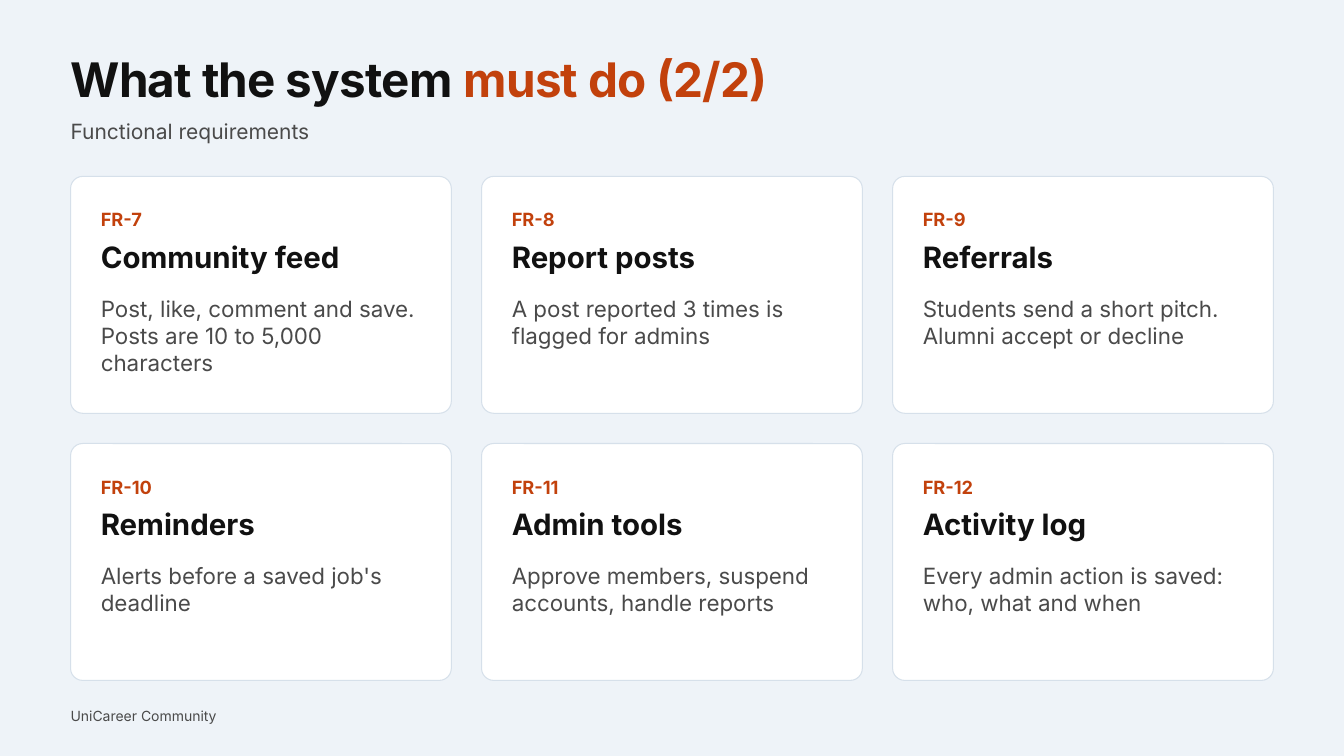
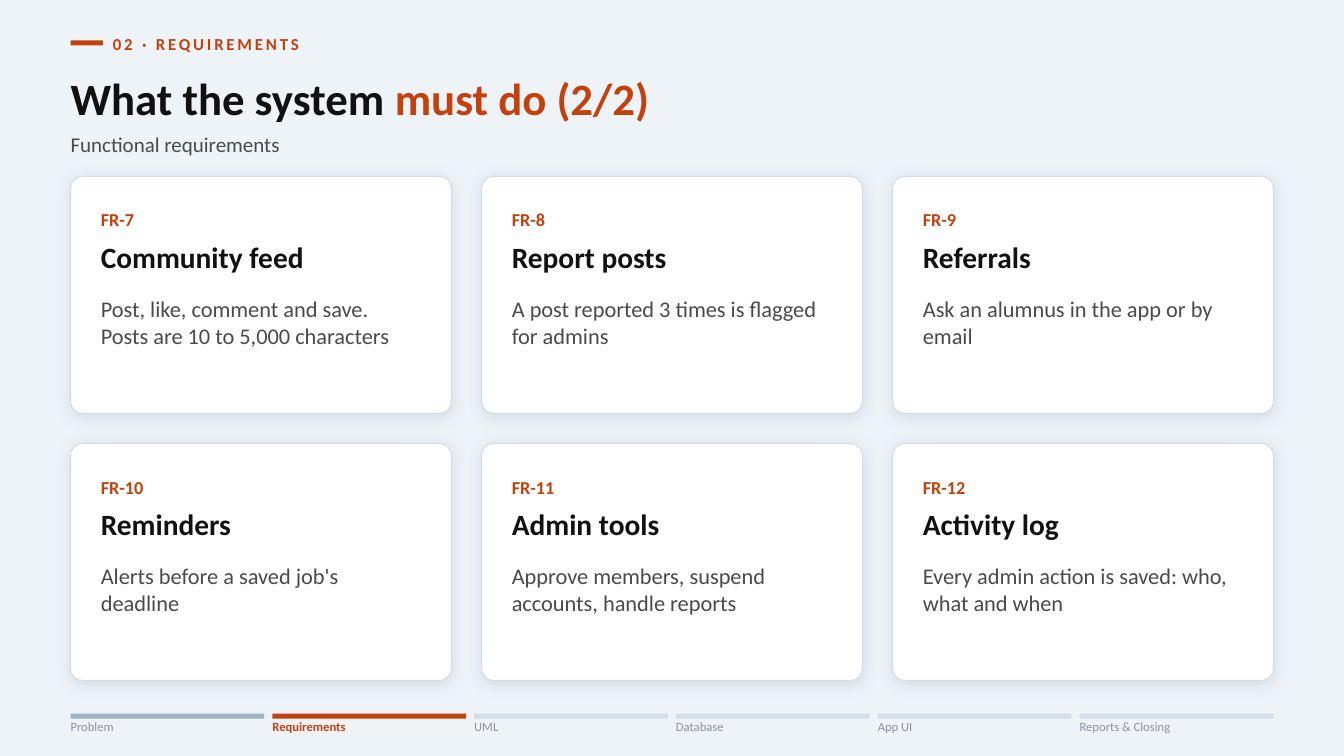
Before and after one commit to sooooojib/CAMPUS_JOB_HUNTING, a slide deck: slide 3 of presentation/02_Requirements.pptx. Drawn at 1344x756 pixels with LibreOffice and Linux fonts; fonts in the diff are those of the drawing. Boxes give left, top, right and bottom in pixels: in the first picture for what was removed or moved away, otherwise in the second. Text is boxed around its words. In the diff, an @@ line names an element or a change of style, - is before the commit and + after.

Commit message:
docs(presentation): update defense presentation decks, full deck merge, ER diagrams, and assets
- Reorganize modular defense presentation decks (01 through 06)
- Add unified full presentation deck (UniCareer_Full_Presentation.pptx)
- Update ER diagram exports (PDF, PNG, SVG)
- Update slide generators, theme config, and real table samples
- Archive legacy slide iterations in presentation/_archive/

```diff
--- a/presentation/02_Requirements.pptx
+++ b/presentation/02_Requirements.pptx
@@ rectangle added at (71, 40, 103, 45), fill #C2410C @@
@@ text added at (113, 39, 299, 52), 12 pt, text #C2410C, bold @@
+02 · REQUIREMENTS
@@ title "What the system must do ...": place and size @@
-title "What the system must do ..." at (71, 58, 767, 107)
+title "What the system must do ..." at (71, 82, 650, 122)
@@ title "What the system must do ..." at (71, 82, 650, 122): size 34 to 32 pt, font Inter to Calibri, letter spacing -0.5 to 0 pt; vertical alignment top to middle @@
@@ font Inter to Calibri in 18 elements at (101, 214, 134, 226), (101, 247, 303, 273), (101, 301, 389, 347), (512, 213, 545, 226), (512, 249, 667, 273), (512, 301, 816, 344), (923, 214, 956, 226), (923, 247, 1031, 269), (101, 482, 143, 494), (101, 514, 231, 536), (101, 568, 338, 611), (512, 482, 554, 494), (512, 514, 659, 536), (512, 568, 765, 615), (923, 482, 965, 494), (923, 514, 1059, 540), (923, 568, 1227, 611), (71, 137, 279, 156) @@
@@ text "Functional requirements": place and size @@
-text "Functional requirements" at (71, 123, 310, 144)
+text "Functional requirements" at (71, 137, 279, 156)
@@ text at (923, 301, 1213, 344): text changed; font Inter to Calibri @@
-Students send a short pitch. Alumni accept or decline
+Ask an alumnus in the app or by email
@@ outline #D6E0EA 0.75 pt to #D3DDE8 0.75 pt; shadow on in 6 elements at (71, 176, 452, 413), (482, 176, 863, 413), (893, 176, 1274, 413), (71, 444, 452, 681), (482, 444, 863, 681), (893, 444, 1274, 681) @@
@@ text removed at (71, 710, 217, 724) @@
-UniCareer Community
@@ rectangle added at (71, 714, 264, 719), fill #9FB3C8 @@
@@ rectangle added at (272, 714, 466, 719), fill #C2410C @@
@@ rectangle added at (474, 714, 667, 719), fill #D3DDE8 @@
@@ rectangle added at (677, 714, 870, 719), fill #D3DDE8 @@
@@ rectangle added at (878, 714, 1072, 719), fill #D3DDE8 @@
@@ rectangle added at (1080, 714, 1273, 719), fill #D3DDE8 @@
@@ text added at (71, 722, 114, 731), 9 pt, text #8A94A6 @@
+Problem
@@ text added at (272, 722, 345, 733), 9 pt, text #C2410C, bold @@
+Requirements
@@ text added at (474, 723, 498, 731), 9 pt, text #8A94A6 @@
+UML
@@ text added at (676, 722, 724, 731), 9 pt, text #8A94A6 @@
+Database
@@ text added at (878, 723, 912, 733), 9 pt, text #8A94A6 @@
+App UI
@@ text added at (1080, 722, 1171, 733), 9 pt, text #8A94A6 @@
+Reports & Closing
```
Also in this commit, not shown: 4 other slides changed, 3 slides removed, 44 other files.
